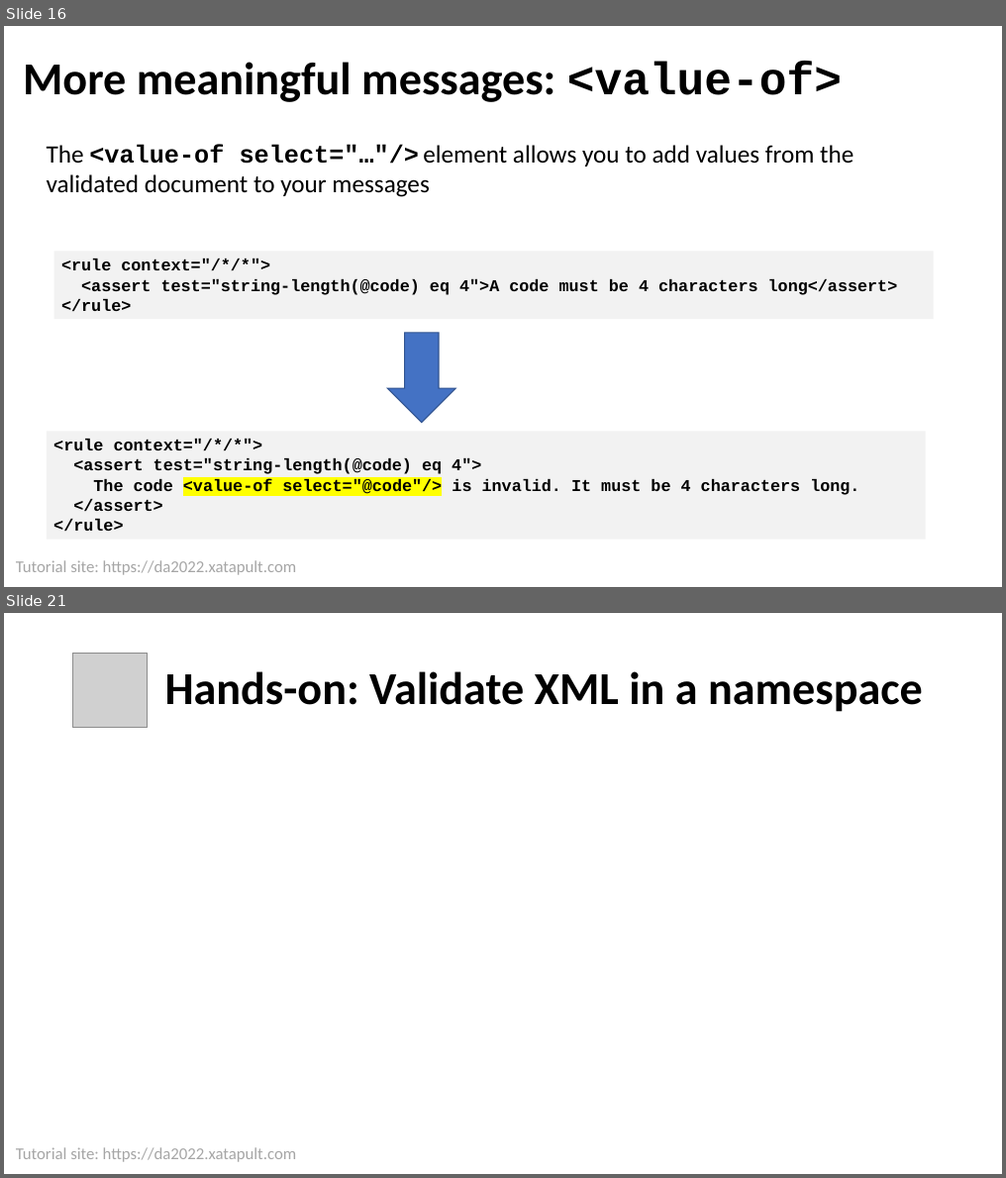
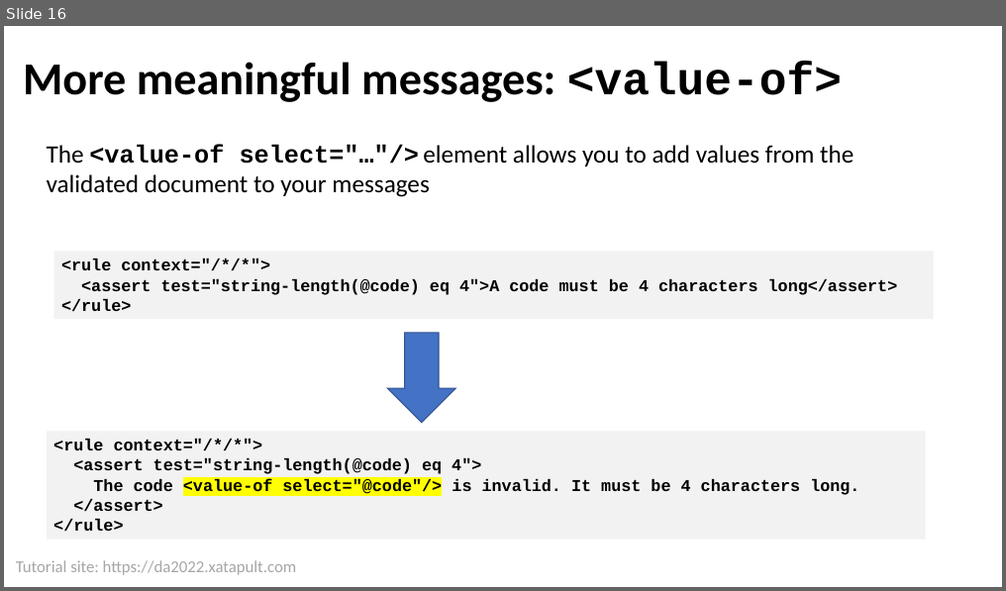
Before and after one commit to xatapult/da-2022-schematron, a slide deck: presentation/Schematron Tutorial DA 2022.pptx. Shown one above the other, each under a label of ours: slides 16 and 21 before the commit, slide 16 after it; the slides between them are not shown. The pictures are 1006x1178 and 1006x591 pixels, drawn with LibreOffice and Linux fonts; fonts in the diff are those of the drawing; grey boxes stand for pictures; background and template pictures are left out. Boxes give left, top, right and bottom in pixels: in the first picture for what was removed or moved away, otherwise in the second. Text is boxed around its words. In the diff, an @@ line names an element or a change of style, - is before the commit and + after.

```diff
--- a/presentation/Schematron Tutorial DA 2022.pptx
+++ b/presentation/Schematron Tutorial DA 2022.pptx
@@ slide 21 removed at [4, 613, 1002, 1174], background #FFFFFF; not listed: 1 template element that a slide beside it also shows @@
@@ picture removed at [73, 653, 148, 728] @@
@@ title removed at [165, 671, 923, 712] @@
-Hands-on: Validate XML in a namespace
```
Also in this commit, not shown: 7 slides changed, 6 slides added, 4 other slides removed, 27 other files.
